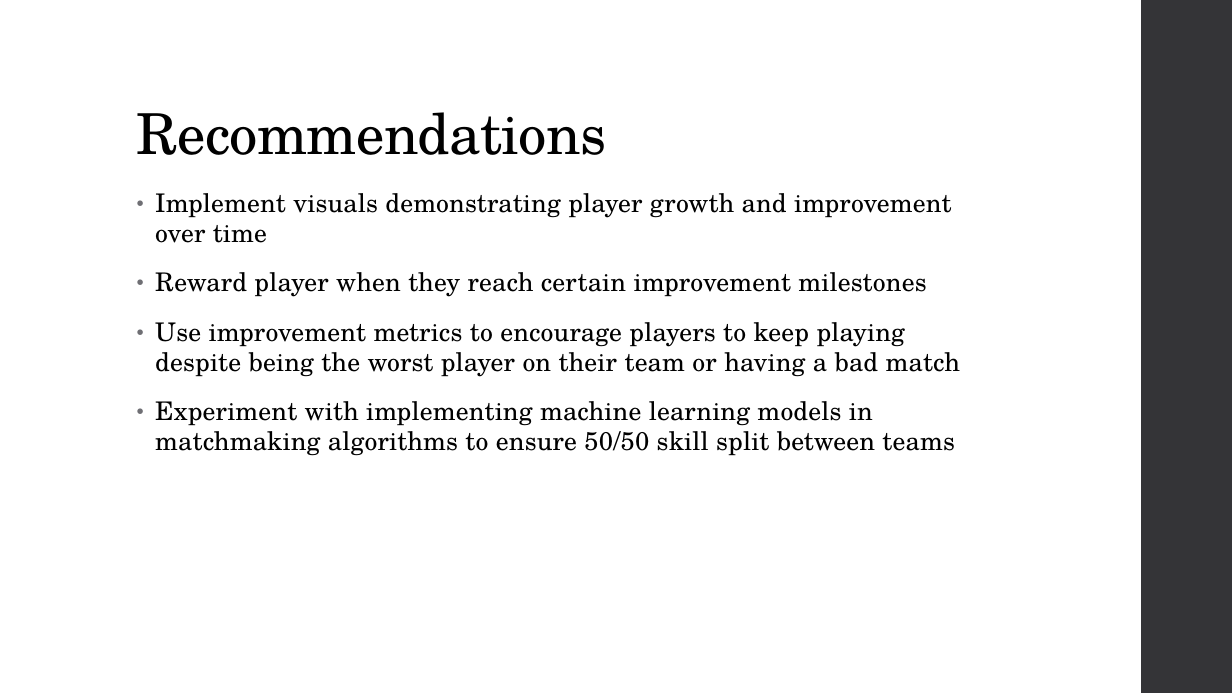
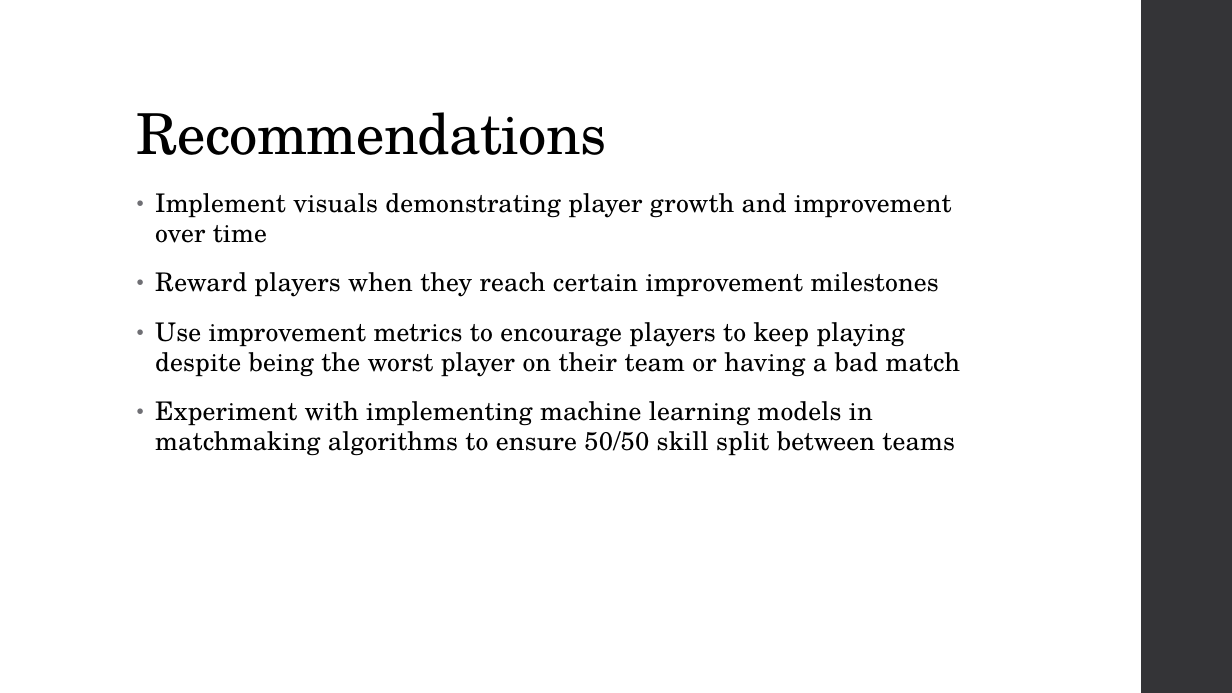
Before and after one commit to Drymander/Capstone-Halo-5, a slide deck: slide 12 of presentation/Presentation.pptx. Drawn at 1232x693 pixels with LibreOffice and Linux fonts; fonts in the diff are those of the drawing. Boxes give left, top, right and bottom in pixels: in the first picture for what was removed or moved away, otherwise in the second. Text is boxed around its words. In the diff, an @@ line names an element or a change of style, - is before the commit and + after.

```diff
--- a/presentation/Presentation.pptx
+++ b/presentation/Presentation.pptx
@@ text at (155,272,939,297): text changed @@
-• Reward player when they reach certain improvement milestones
+• Reward players when they reach certain improvement milestones
```
Also in this commit, not shown: 7 other slides changed, 5 other files.
